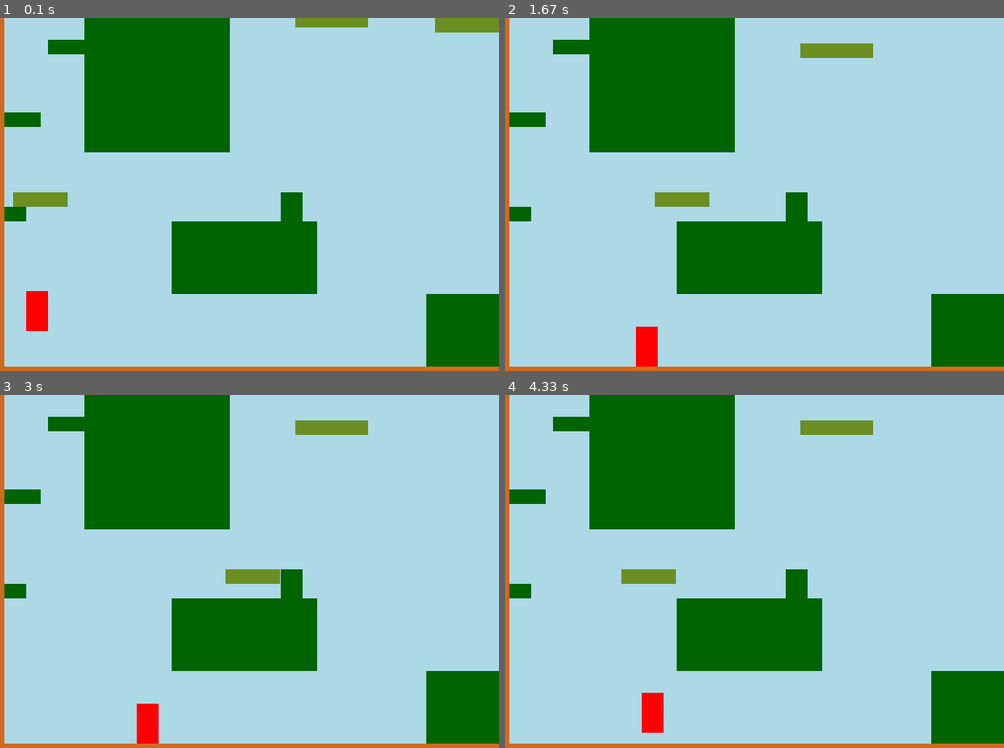
Above: before the commit, frames 1-4 (two rows, left to right).
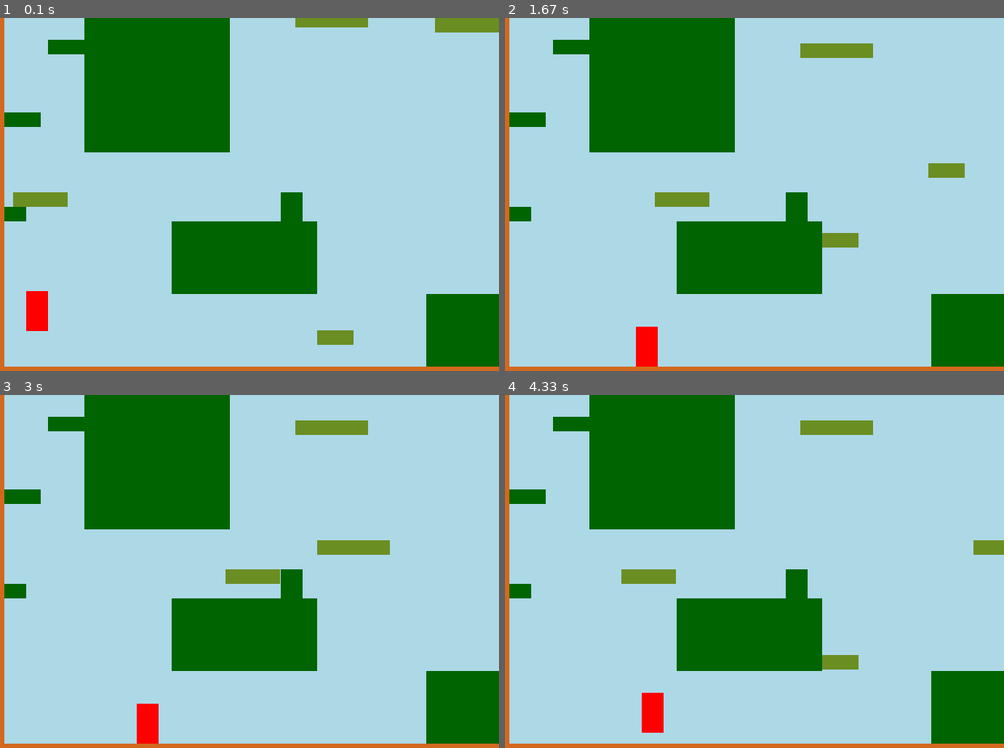
Above: after the commit, the same moments.

Repository: Mekire/pygame-samples
Game: pygame game, started from platforming/moving_platforms.py
The game is run twice, just before and just after one commit, with the same random seed, the same clock (stepped at 60 frames per second) and the same inputs.
Inputs:
- Up to frame 1 (0.1 s): no input
- Up to frame 2 (1.67 s): hold Right 0.33-0.8 s; hold Right 0.83-1.3 s; hold Left from 1.33 s (still down)
- Up to frame 3 (3 s): release Left at 1.87 s; hold Left 1.9-2.3 s; hold Right 2.33-2.97 s
- Up to frame 4 (4.33 s): tap Space at 3, 3.4, 3.7, 3.9, 4.2 s; hold Left 3.33-3.8 s; hold Right 3.83-4.3 s

The runs differ from the first frame. In frame 1, 0.3% of the frame differs, in the area x 63-71%, y 88-93%; in frame 2, 0.6%, in the area x 63-93%, y 41-66%; in frame 3, 0.6%; in frame 4, 0.6%.

Commit message:
Default to last contacted platform.

Diff:
--- a/platforming/moving_platforms.py
+++ b/platforming/moving_platforms.py
@@ -62,18 +62,31 @@
             self.on_moving = False
 
     def check_moving(self,obstacles):
-        """Check if the player is standing on a moving platform."""
+        """Check if the player is standing on a moving platform. If the
+        player is in contact with multiple platforms, last detected platform
+        will take presidence."""
         if not self.fall:
             self.rect.move_ip((0,1))
             self.collide_below = pg.sprite.spritecollide(self,obstacles,False)
+            self.rect.move_ip((0,-1))
+            current_state = self.on_moving
+            any_moving,any_non_moving = [],[]
             for collide in self.collide_below:
                 if collide.type == "moving":
                     self.on_moving = collide
-            self.rect.move_ip((0,-1))
+                    any_moving.append(collide)
+                else:
+                    any_non_moving.append(collide)
+            if current_state in any_moving:
+                self.on_moving = current_state
+            elif any_moving and any_non_moving:
+                self.on_moving = current_state
+            elif not any_moving:
+                self.on_moving = False
 
     def check_collisions(self,offset,index,obstacles):
         """This function checks if a collision would occur after moving offset
-        pixels.  If a collision is detected position is decremented by one pixel
+        pixels. If a collision is detected position is decremented by one pixel
         and retested. This continues until we find exactly how far we can
         safely move, or we decide we can't move."""
         unaltered = True
@@ -140,9 +153,11 @@
 class MovingBlock(Block):
     """A class to represent simple moving blocks. Currently only vertical
     and horizontal movement supported."""
-    def __init__(self,color,rect,end,axis,delay=500,speed=2):
+    def __init__(self,color,rect,end,axis,delay=500,speed=2,initial=None):
         Block.__init__(self,color,rect)
-        self.start = self.rect.topleft[axis]
+        self.start = self.rect[axis]
+        if initial:
+            self.rect[axis] = initial
         self.axis = axis
         self.end = end
         self.timer = 0.0
@@ -226,10 +241,15 @@
                      Block(pg.Color("darkgreen"),(20,760,30,20)),
                      Block(pg.Color("darkgreen"),(400,740,30,40)),
                      MovingBlock(pg.Color("olivedrab"),(20,740,75,20),325,0),
-                     MovingBlock(pg.Color("olivedrab"),(600,500,100,20),880,0)]
-        rect = pg.Rect(420,475,100,20)
-        fast = MovingBlock(pg.Color("olivedrab"),rect,550,1,speed=3,delay=200)
-        obstacles.append(fast)
+                     MovingBlock(pg.Color("olivedrab"),(600,500,100,20),880,0),
+                     MovingBlock(pg.Color("olivedrab"),
+                                 (420,475,100,20),550,1,speed=3,delay=200),
+                     MovingBlock(pg.Color("olivedrab"),
+                                 (450,700,50,20),930,1,initial=930),
+                     MovingBlock(pg.Color("olivedrab"),
+                                 (500,700,50,20),730,0,initial=730),
+                     MovingBlock(pg.Color("olivedrab"),
+                                 (780,700,50,20),895,0,speed=-1)]
         return pg.sprite.Group(obstacles)
 
     def update_viewport(self):
@@ -254,11 +274,13 @@
                     self.player.jump_cut()
 
     def update(self):
-        """Update the player, object, and redraw screen."""
+        """Update the player, objects, and redraw screen."""
         self.player.check_moving(self.obstacles)
         self.obstacles.update(self.player,self.obstacles)
         self.player.update(self.obstacles,self.keys)
         self.update_viewport()
+
+    def draw(self):
         self.level.fill(pg.Color("lightblue"))
         self.obstacles.draw(self.level)
         self.level.blit(self.win_text,self.win_rect)
@@ -270,6 +292,7 @@
         while not self.done:
             self.event_loop()
             self.update()
+            self.draw()
             pg.display.update()
             self.clock.tick(self.fps)
             caption = "{} - FPS: {:.2f}".format(CAPTION,self.clock.get_fps())
